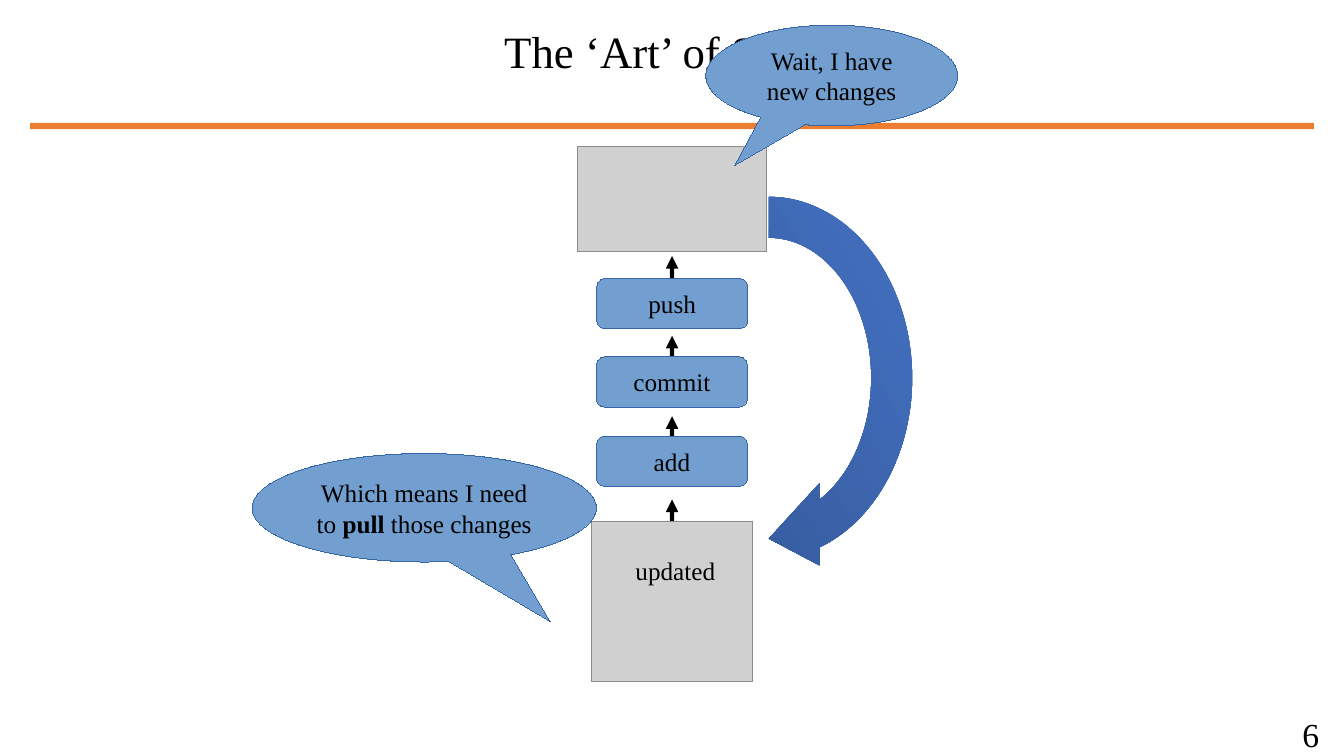
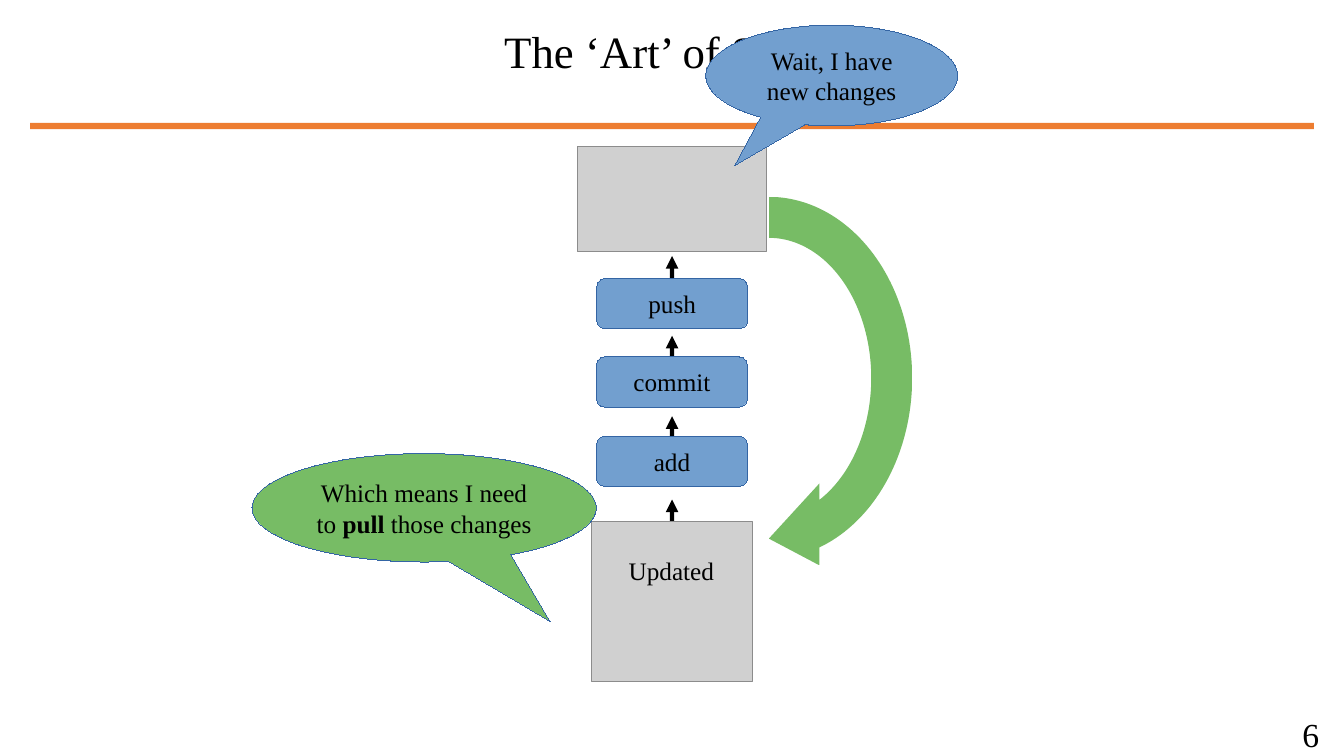
Before and after one commit to wbuz24/undergrad-repo, a slide deck: slide 10 of S24/cs494/notes/github-intro.pptx. Drawn at 1344x756 pixels with LibreOffice and Linux fonts; fonts in the diff are those of the drawing; grey boxes stand for pictures. Boxes give left, top, right and bottom in pixels: in the first picture for what was removed or moved away, otherwise in the second. Text is boxed around its words. In the diff, an @@ line names an element or a change of style, - is before the commit and + after.

```diff
--- a/S24/cs494/notes/github-intro.pptx
+++ b/S24/cs494/notes/github-intro.pptx
@@ circular arrow at bbox=[605, 176, 933, 579]: fill gradient #4472C4 to #325490 to #77BC65 @@
@@ speech bubble "Which means I need to ..." at bbox=[252, 454, 596, 563]: fill #729FCF to #77BC65 @@
@@ text at bbox=[629, 562, 714, 586]: text changed @@
-updated
+Updated
```
Also in this commit, not shown: 10 other slides changed, 1 other file.
